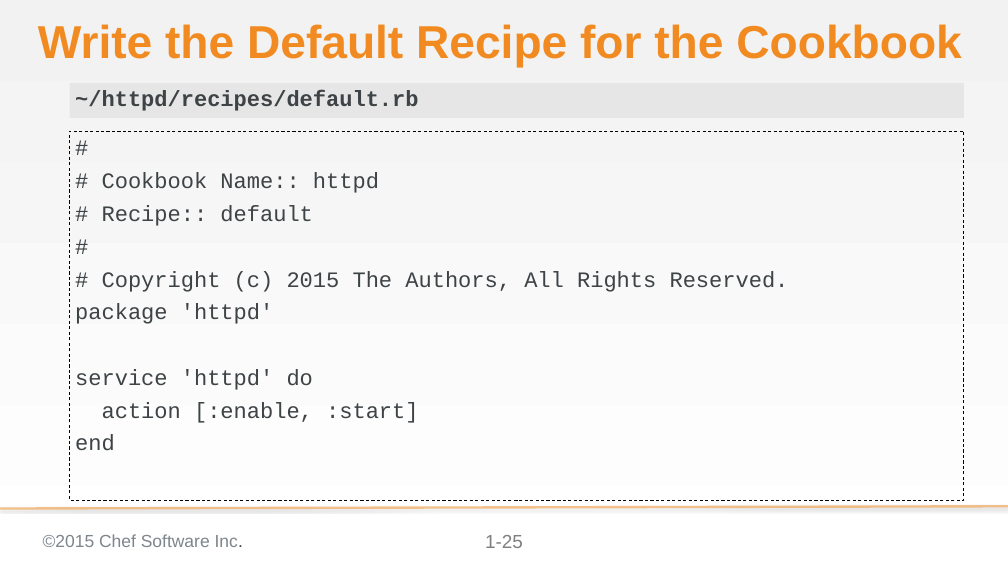
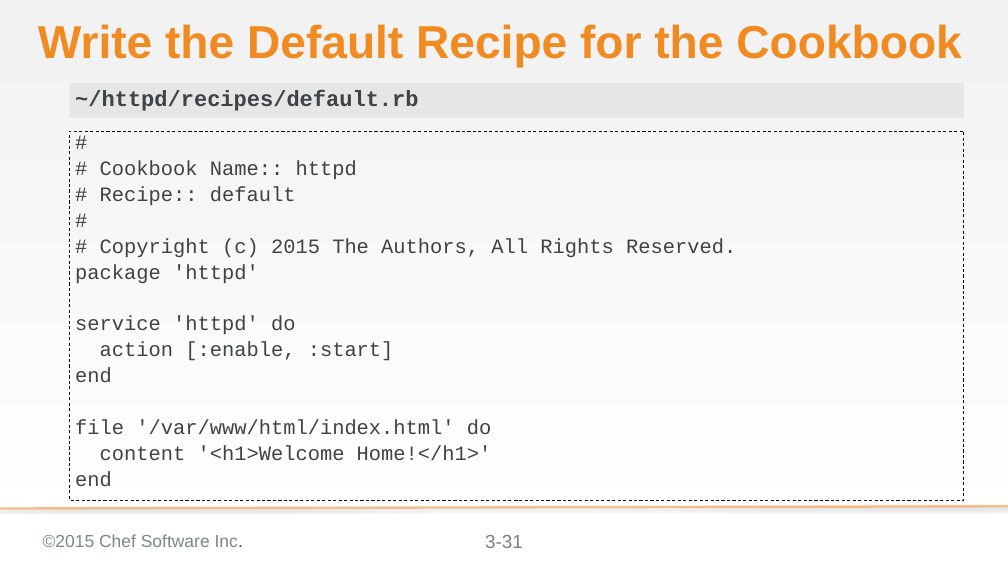
Before and after one commit to chef-training/test_driven_cookbook_development, a slide deck: slide 31 of 03-writing_a_test_first.pptx (slide 25 before the commit). Drawn at 1008x567 pixels with LibreOffice and Linux fonts; fonts in the diff are those of the drawing; background and template pictures are left out. Boxes give left, top, right and bottom in pixels: in the first picture for what was removed or moved away, otherwise in the second. Text is boxed around its words. In the diff, an @@ line names an element or a change of style, - is before the commit and + after.

```diff
--- a/03-writing_a_test_first.pptx
+++ b/03-writing_a_test_first.pptx
@@ text at (75, 161, 736, 383): size 28 to 25.9 pt in "#", "# Cookbook Name:: httpd", "# Recipe:: default", "#" and 5 more places; line spacing 1 to 0.8 @@
@@ text at (75, 419, 492, 487): paragraphs added @@
+file '/var/www/html/index.html' do
+content '<h1>Welcome Home!</h1>'
+end
@@ page number at (485, 535, 523, 548): text changed @@
-1-25
+3-31
```
Also in this commit, not shown: 6 other slides changed, 8 slides added, 6 slides removed.
